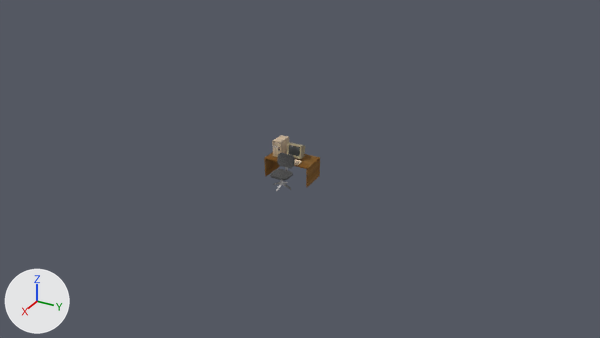
One commit to the Blender file raw/pc.blend: the scene before it, then after it.
The view is the same before and after, from the file's camera 'Camera'. Arrows for +X, +Y and +Z are at lower left; the lights stay in place. The picture after the commit comes second.

In view in the first picture: 'Midi Tower PC Case', 'Office Chair', 'Office Desk' and 1 more.
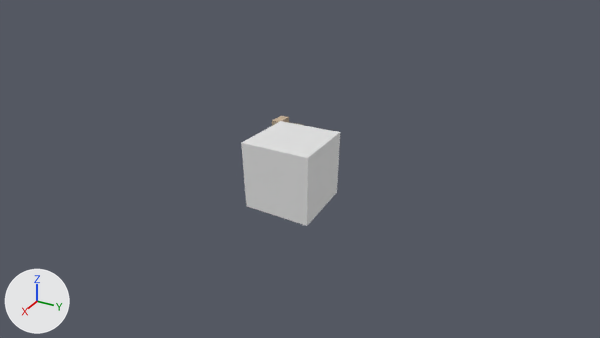
Pixel boxes (x1, y1, x2, y2) of what changed, in the pictures (600 x 338 px):
'Cube', added
    after: (241, 121, 340, 226)
'Midi Tower PC Case', moved
    before: (272, 135, 289, 157)
    after: (272, 116, 289, 126)

The change in detail:
Mesh me_cube is new.
It is a box spanning x -1.0..1.0, y -1.0..1.0, z -1.0..1.0.
Object 'Midi Tower PC Case' (ob_midi_tower_pc_case) moves from (-0.08, -0.46, 0.01) to (-0.1, -0.46, 0.67).
Object 'Cube' (ob_cube) is new; it shows me_cube.
Its location is (2.18, 1.28, 0.86).
Its scale is (0.843, 0.843, 0.843).
